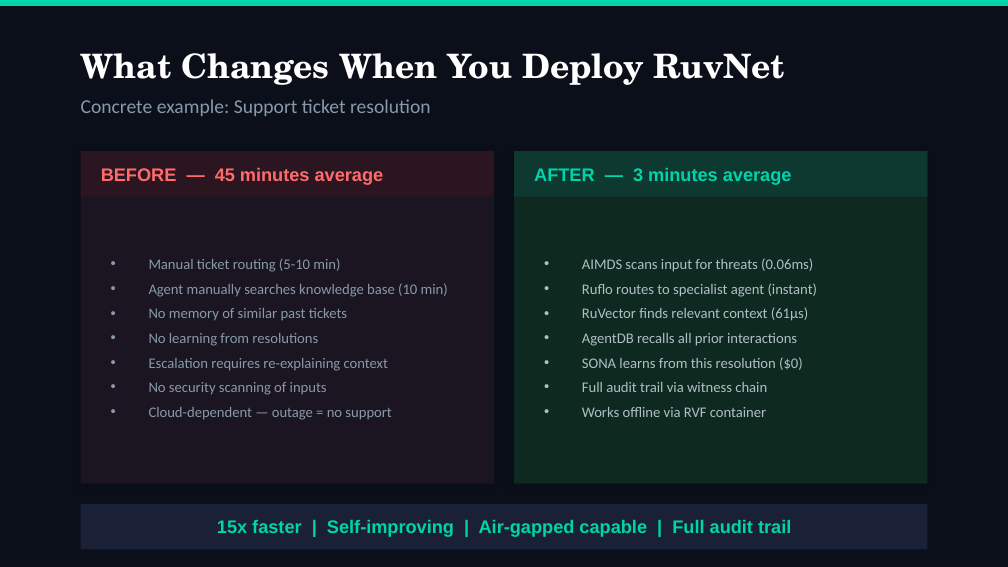
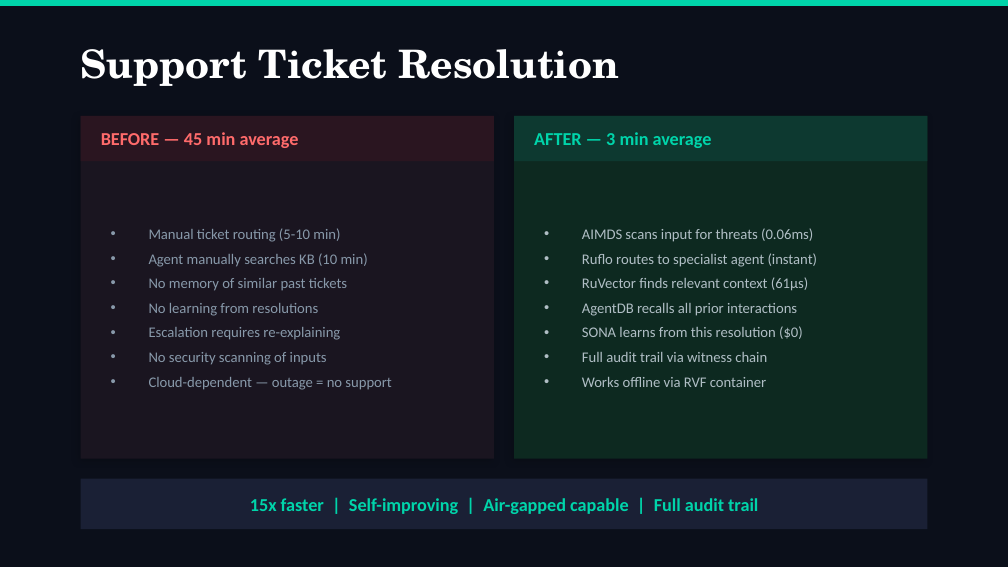
Before and after one commit to JLMA-Agentic-Ai/jlma-Ask-Ruvnet, a slide deck: slide 12 of docs/presentations/CEO-Deck-RuvNet-2026.pptx. Drawn at 1008x567 pixels with LibreOffice and Linux fonts; fonts in the diff are those of the drawing. Boxes give left, top, right and bottom in pixels: in the first picture for what was removed or moved away, otherwise in the second. Text is boxed around its words. In the diff, an @@ line names an element or a change of style, - is before the commit and + after.

```diff
--- a/docs/presentations/CEO-Deck-RuvNet-2026.pptx
+++ b/docs/presentations/CEO-Deck-RuvNet-2026.pptx
@@ text at [81,49,619,86]: text changed; size 24 to 28 pt @@
-What Changes When You Deploy RuvNet
+Support Ticket Resolution
@@ rectangle: place and size @@
-rectangle at [81,151,494,484]
+rectangle at [81,116,494,459]
@@ rectangle: place and size @@
-rectangle at [81,151,494,197]
+rectangle at [81,116,494,161]
@@ text removed at [81,99,431,116] @@
-Concrete example: Support ticket resolution
@@ rectangle: place and size @@
-rectangle at [514,151,927,484]
+rectangle at [514,116,927,459]
@@ rectangle: place and size @@
-rectangle at [514,151,927,197]
+rectangle at [514,116,927,161]
@@ text at [101,132,299,148]: text changed; font Arial to Calibri @@
-BEFORE — 45 minutes average
+BEFORE — 45 min average
@@ text at [534,132,712,148]: text changed; font Arial to Calibri @@
-AFTER — 3 minutes average
+AFTER — 3 min average
@@ text "Manual ticket routing (5-10 min)": place and size @@
-text "Manual ticket routing (5-10 min)" at [149,258,448,420]
+text "Manual ticket routing (5-10 min)" at [149,228,391,390]
@@ text "AIMDS scans input for threats ...": place and size @@
-text "AIMDS scans input for threats ..." at [582,258,818,417]
+text "AIMDS scans input for threats ..." at [582,228,818,387]
@@ text at [149,253,368,267]: text changed @@
-• Agent manually searches knowledge base (10 min)
+• Agent manually searches KB (10 min)
@@ text at [149,327,340,340]: text changed @@
-• Escalation requires re-explaining context
+• Escalation requires re-explaining
@@ rectangle: place and size @@
-rectangle at [81,504,927,549]
+rectangle at [81,479,927,529]
@@ text "15x faster | Self-improving | ...": place and size @@
-text "15x faster | Self-improving | ..." at [217,520,791,537]
+text "15x faster | Self-improving | ..." at [250,498,758,514]
@@ text "15x faster | Self-improving | ..." at [250,498,758,514]: font Arial to Calibri @@
```
Also in this commit, not shown: 14 other slides changed, 4 slides added, 4 slides removed, 3 other files.
